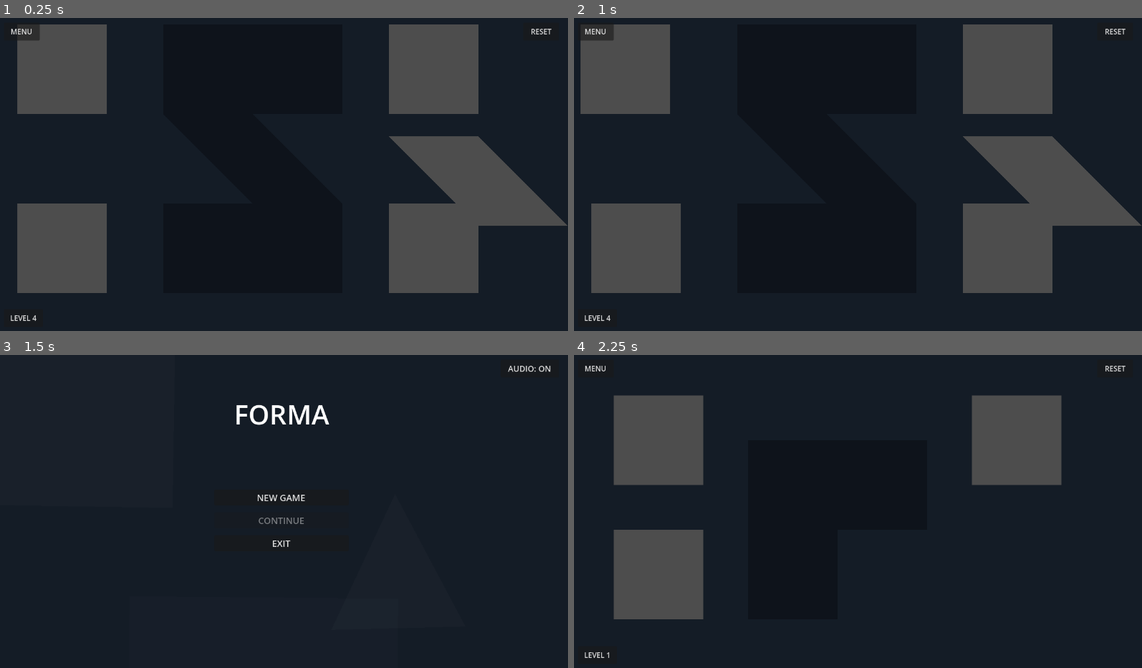
Above: before the commit, frames 1-4 (two rows, left to right).
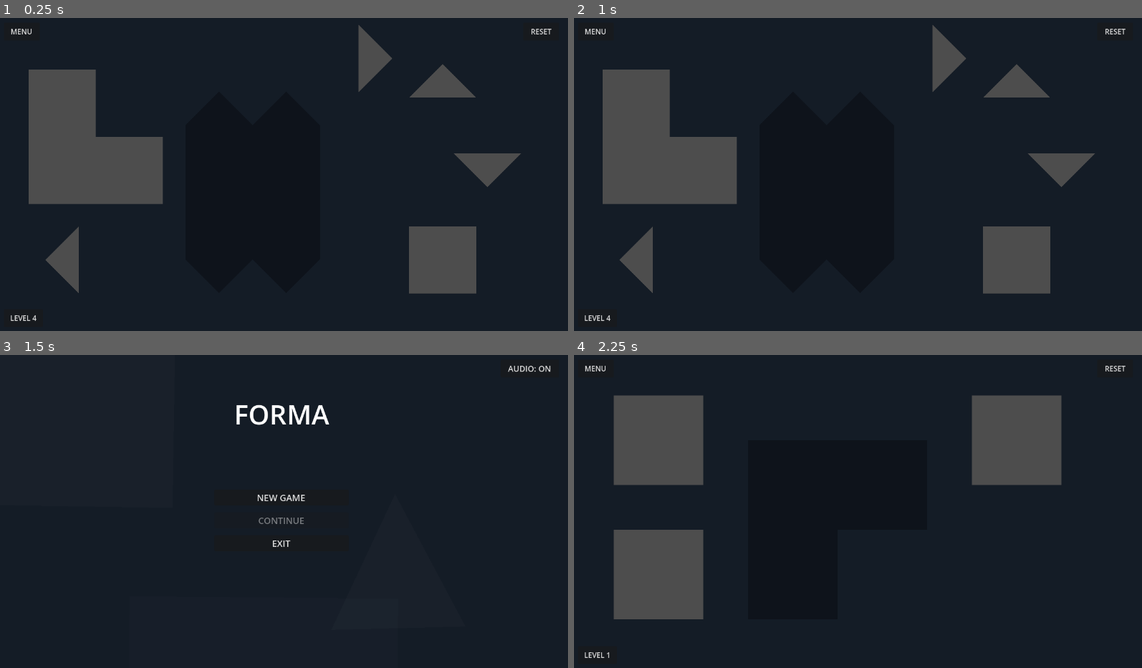
Above: after the commit, the same moments.

Repository: vaillant86/forma
Game: Godot game, scene res://lev_4.tscn
Same seed, same stepped clock (60 frames per second), same inputs: the game is played once before the commit and once after it. This scene is started directly instead of the project's main scene.
Inputs (mouse positions are in pixels of both pictures, inside the frame that each line leads up to):
- Up to frame 1 (0.25 s): no input
- Up to frame 2 (1 s): tap Enter at 0.5 s; move the mouse to (636, 68) at 0.52 s; click (636, 68) at 0.67 s
- Up to frame 3 (1.5 s): click "MENU" at 1.25 s
- Up to frame 4 (2.25 s): click "NEW GAME" at 2 s

The runs differ from the first frame. In frame 1, 23% of the frame differs, in the area x 3-100%, y 2-89%; in frame 2, 23%; in frame 3, nothing differs; in frame 4, nothing differs.

Commit message:
Reorder puzzle levels: 1-2-3-5-7-9-4-6-8-10-11-12-13

Diff:
--- a/lev_4.tscn
+++ b/lev_4.tscn
@@ -1,7 +1,7 @@
-[gd_scene format=3 uid="uid://3uj1q1hsb1wj"]
+[gd_scene format=3 uid="uid://bqknmlrflcrn"]
 
-[ext_resource type="PackedScene" uid="uid://cfse02ut00ob3" path="res://base_level.tscn" id="1_base"]
-[ext_resource type="Script" path="res://scripts/lev_4.gd" id="2_script"]
+[ext_resource type="PackedScene" uid="uid://cfse02ut00ob3" path="res://base_level.tscn" id="1_0nxkj"]
+[ext_resource type="Script" uid="uid://compli5nclss" path="res://scripts/lev_4.gd" id="2_68o1h"]
 
-[node name="Livello 4" unique_id=1742480962 instance=ExtResource("1_base")]
-script = ExtResource("2_script")
+[node name="Livello 4" unique_id=1742480962 instance=ExtResource("1_0nxkj")]
+script = ExtResource("2_68o1h")
--- a/lev_7.tscn
+++ b/lev_7.tscn
@@ -1,7 +1,7 @@
-[gd_scene format=3 uid="uid://6esl6ylrdpel"]
+[gd_scene format=3 uid="uid://3uj1q1hsb1wj"]
 
-[ext_resource type="PackedScene" uid="uid://cfse02ut00ob3" path="res://base_level.tscn" id="1_skahd"]
-[ext_resource type="Script" uid="uid://de3lt2qmaayf6" path="res://scripts/lev_7.gd" id="2_qndfp"]
+[ext_resource type="PackedScene" uid="uid://cfse02ut00ob3" path="res://base_level.tscn" id="1_base"]
+[ext_resource type="Script" path="res://scripts/lev_7.gd" id="2_script"]
 
-[node name="Livello 7" unique_id=1742480962 instance=ExtResource("1_skahd")]
-script = ExtResource("2_qndfp")
+[node name="Livello 7" unique_id=1742480962 instance=ExtResource("1_base")]
+script = ExtResource("2_script")
--- a/scripts/lev_4.gd
+++ b/scripts/lev_4.gd
@@ -1,36 +1,48 @@
 extends "res://scripts/base_level.gd"
 
 func _ready():
-	grid_step = 100.0
-	grid_offset_x = 0.0
-	grid_offset_y = 0.0
-
 	var sagoma = Polygon2D.new()
 	sagoma.color = Color(0, 0, 0, 0.3)
 	sagoma.polygon = PackedVector2Array([
-		Vector2(376,  24), Vector2(776,  24), Vector2(776, 224),
-		Vector2(576, 224), Vector2(776, 424),
-		Vector2(776, 624), Vector2(376, 624), Vector2(376, 424),
-		Vector2(576, 424), Vector2(376, 224),
+		Vector2(351, 549), # Basso-Sinistra
+		Vector2(801, 549), # Basso-Destra
+		Vector2(801, 399), # Scalino destro (alzata)
+		Vector2(651, 399), # Scalino destro (pedata)
+		Vector2(651, 249), # Scalino centrale (alzata)
+		Vector2(501, 249), # Scalino centrale (pedata)
+		Vector2(501, 99),  # Scalino alto (alzata)
+		Vector2(351, 99)   # Scalino alto (pedata / alto-sinistra)
 	])
 	add_child(sagoma)
 
-	spawn_quadrato("Pezzo_Rosso", Vector2(150, 124))
-	spawn_quadrato("Pezzo_Verde", Vector2(150, 524))
-	spawn_quadrato("Pezzo_Blu", Vector2(980, 124))
-	spawn_quadrato("Pezzo_Giallo", Vector2(980, 524))
-
-	spawn_irregolare("Pezzo_IR", Vector2(980, 324))
+	spawn_quadrato("Pezzo_Rosso", Vector2(150, 500))
+	spawn_rettangolo("Pezzo_Rect", Vector2(900, 200))
+	spawn_l_shape("Pezzo_L", Vector2(950, 450), 90)
 
 func spawn_quadrato(nome, pos):
 	var p = preload("res://square.tscn").instantiate()
 	p.name = nome
 	p.position = pos
+	p.scale = Vector2(0.75, 0.75)
+	p.set_meta("forma", "quadrato")
 	add_child(p)
 
-func spawn_irregolare(nome, pos):
+func spawn_rettangolo(nome, pos, rot = 0.0):
 	var pezzo = Area2D.new()
-	pezzo.set_script(load("res://scripts/trapezoid.gd"))
+	pezzo.set_script(load("res://scripts/rectangle.gd"))
 	pezzo.name = nome
 	pezzo.position = pos
+	pezzo.rotation_degrees = rot
+	pezzo.scale = Vector2(0.75, 0.75)
+	pezzo.set_meta("forma", "rettangolo")
 	add_child(pezzo)
+
+func spawn_l_shape(nome, pos, rot = 0.0):
+	var pezzo = Area2D.new()
+	pezzo.set_script(load("res://scripts/l_shape.gd"))
+	pezzo.name = nome
+	pezzo.position = pos
+	pezzo.global_rotation_degrees = rot
+	pezzo.scale = Vector2(0.75, 0.75)
+	pezzo.set_meta("forma", "l_shape")
+	add_child(pezzo)
--- a/scripts/lev_5.gd
+++ b/scripts/lev_5.gd
@@ -4,20 +4,19 @@
 	var sagoma = Polygon2D.new()
 	sagoma.color = Color(0, 0, 0, 0.3)
 	sagoma.polygon = PackedVector2Array([
-		Vector2(351, 549), # Basso-Sinistra
-		Vector2(801, 549), # Basso-Destra
-		Vector2(801, 399), # Scalino destro (alzata)
-		Vector2(651, 399), # Scalino destro (pedata)
-		Vector2(651, 249), # Scalino centrale (alzata)
-		Vector2(501, 249), # Scalino centrale (pedata)
-		Vector2(501, 99),  # Scalino alto (alzata)
-		Vector2(351, 99)   # Scalino alto (pedata / alto-sinistra)
+		Vector2(501, 174), Vector2(576, 249), Vector2(651, 174),
+		Vector2(726, 249), Vector2(726, 549), Vector2(651, 624),
+		Vector2(576, 549), Vector2(501, 624), Vector2(426, 549),
+		Vector2(426, 249)
 	])
 	add_child(sagoma)
 
-	spawn_quadrato("Pezzo_Rosso", Vector2(150, 500))
-	spawn_rettangolo("Pezzo_Rect", Vector2(900, 200))
-	spawn_l_shape("Pezzo_L", Vector2(950, 450), 90)
+	spawn_l_shape("Pezzo_L", Vector2(150, 350))
+	spawn_quadrato("Pezzo_Q", Vector2(1000, 550))
+	spawn_triangolo("Pezzo_T1", Vector2(150, 550), 270)
+	spawn_triangolo("Pezzo_T2", Vector2(850, 100), 90)
+	spawn_triangolo("Pezzo_T3", Vector2(1000, 150), 0)
+	spawn_triangolo("Pezzo_T4", Vector2(1100, 350), 180)
 
 func spawn_quadrato(nome, pos):
 	var p = preload("res://square.tscn").instantiate()
@@ -27,22 +26,21 @@
 	p.set_meta("forma", "quadrato")
 	add_child(p)
 
-func spawn_rettangolo(nome, pos, rot = 0.0):
-	var pezzo = Area2D.new()
-	pezzo.set_script(load("res://scripts/rectangle.gd"))
-	pezzo.name = nome
-	pezzo.position = pos
-	pezzo.rotation_degrees = rot
-	pezzo.scale = Vector2(0.75, 0.75)
-	pezzo.set_meta("forma", "rettangolo")
-	add_child(pezzo)
-
-func spawn_l_shape(nome, pos, rot = 0.0):
+func spawn_l_shape(nome, pos):
 	var pezzo = Area2D.new()
 	pezzo.set_script(load("res://scripts/l_shape.gd"))
 	pezzo.name = nome
 	pezzo.position = pos
-	pezzo.global_rotation_degrees = rot
 	pezzo.scale = Vector2(0.75, 0.75)
 	pezzo.set_meta("forma", "l_shape")
 	add_child(pezzo)
+
+func spawn_triangolo(nome, pos, rot):
+	var tr = Area2D.new()
+	tr.set_script(load("res://scripts/triangle.gd"))
+	tr.name = nome
+	tr.position = pos
+	tr.rotation_degrees = rot
+	tr.scale = Vector2(0.75, 0.75)
+	tr.set_meta("forma", "triangolo")
+	add_child(tr)
--- a/scripts/lev_6.gd
+++ b/scripts/lev_6.gd
@@ -4,28 +4,19 @@
 	var sagoma = Polygon2D.new()
 	sagoma.color = Color(0, 0, 0, 0.3)
 	sagoma.polygon = PackedVector2Array([
-		Vector2(351, 249), Vector2(351, 399), Vector2(501, 399),
-		Vector2(501, 549), Vector2(576, 624), Vector2(651, 549),
-		Vector2(651, 399), Vector2(801, 399), Vector2(876, 324),
-		Vector2(801, 249), Vector2(651, 249), Vector2(651, 99),
-		Vector2(576, 24),  Vector2(501, 99),  Vector2(501, 249)
+		Vector2(351, 549), Vector2(801, 549), Vector2(801, 249),
+		Vector2(726, 174), Vector2(651, 249), Vector2(576, 174),
+		Vector2(501, 249), Vector2(501, 99),  Vector2(351, 99),
+		Vector2(351, 549)
 	])
 	add_child(sagoma)
 
-	spawn_rettangolo("Pezzo_Rect", Vector2(200, 550), 90)
-	spawn_quadrato("Pezzo_Q1", Vector2(1000, 200))
-	spawn_quadrato("Pezzo_Q2", Vector2(200, 300))
-	spawn_quadrato("Pezzo_Q3", Vector2(1000, 450))
-	spawn_triangolo("Pezzo_T1", Vector2(150, 150), 0)
-	spawn_triangolo("Pezzo_T2", Vector2(1000, 563), 180)
-	spawn_triangolo("Pezzo_T3", Vector2(1112, 450), 90)
-
-	var tip = Label.new()
-	tip.text = "Something is strange here"
-	tip.add_theme_font_size_override("font_size", 22)
-	tip.add_theme_color_override("font_color", Color(1.0, 1.0, 1.0, 0.6))
-	tip.position = Vector2(900, 660)
-	add_child(tip)
+	spawn_l_shape("Pezzo_L", Vector2(100, 550))
+	spawn_rettangolo("Pezzo_Rect", Vector2(1000, 200), 90)
+	spawn_quadrato("Pezzo_Q1", Vector2(900, 600))
+	spawn_quadrato("Pezzo_Q2", Vector2(1100, 500))
+	spawn_triangolo("Pezzo_T1", Vector2(150, 100), 270)
+	spawn_triangolo("Pezzo_T2", Vector2(250, 250), 90)
 
 func spawn_quadrato(nome, pos):
 	var p = preload("res://square.tscn").instantiate()
@@ -45,7 +36,17 @@
 	pezzo.set_meta("forma", "rettangolo")
 	add_child(pezzo)
 
-func spawn_triangolo(nome, pos, rot):
+func spawn_l_shape(nome, pos, rot = 0.0):
+	var pezzo = Area2D.new()
+	pezzo.set_script(load("res://scripts/l_shape.gd"))
+	pezzo.name = nome
+	pezzo.position = pos
+	pezzo.rotation_degrees = rot
+	pezzo.scale = Vector2(0.75, 0.75)
+	pezzo.set_meta("forma", "l_shape")
+	add_child(pezzo)
+
+func spawn_triangolo(nome, pos, rot = 0.0):
 	var tr = Area2D.new()
 	tr.set_script(load("res://scripts/triangle.gd"))
 	tr.name = nome
--- a/scripts/lev_7.gd
+++ b/scripts/lev_7.gd
@@ -1,46 +1,36 @@
 extends "res://scripts/base_level.gd"
 
 func _ready():
+	grid_step = 100.0
+	grid_offset_x = 0.0
+	grid_offset_y = 0.0
+
 	var sagoma = Polygon2D.new()
 	sagoma.color = Color(0, 0, 0, 0.3)
 	sagoma.polygon = PackedVector2Array([
-		Vector2(501, 174), Vector2(576, 249), Vector2(651, 174),
-		Vector2(726, 249), Vector2(726, 549), Vector2(651, 624),
-		Vector2(576, 549), Vector2(501, 624), Vector2(426, 549),
-		Vector2(426, 249)
+		Vector2(376,  24), Vector2(776,  24), Vector2(776, 224),
+		Vector2(576, 224), Vector2(776, 424),
+		Vector2(776, 624), Vector2(376, 624), Vector2(376, 424),
+		Vector2(576, 424), Vector2(376, 224),
 	])
 	add_child(sagoma)
 
-	spawn_l_shape("Pezzo_L", Vector2(150, 350))
-	spawn_quadrato("Pezzo_Q", Vector2(1000, 550))
-	spawn_triangolo("Pezzo_T1", Vector2(150, 550), 270)
-	spawn_triangolo("Pezzo_T2", Vector2(850, 100), 90)
-	spawn_triangolo("Pezzo_T3", Vector2(1000, 150), 0)
-	spawn_triangolo("Pezzo_T4", Vector2(1100, 350), 180)
+	spawn_quadrato("Pezzo_Rosso", Vector2(150, 124))
+	spawn_quadrato("Pezzo_Verde", Vector2(150, 524))
+	spawn_quadrato("Pezzo_Blu", Vector2(980, 124))
+	spawn_quadrato("Pezzo_Giallo", Vector2(980, 524))
+
+	spawn_irregolare("Pezzo_IR", Vector2(980, 324))
 
 func spawn_quadrato(nome, pos):
 	var p = preload("res://square.tscn").instantiate()
 	p.name = nome
 	p.position = pos
-	p.scale = Vector2(0.75, 0.75)
-	p.set_meta("forma", "quadrato")
 	add_child(p)
 
-func spawn_l_shape(nome, pos):
+func spawn_irregolare(nome, pos):
 	var pezzo = Area2D.new()
-	pezzo.set_script(load("res://scripts/l_shape.gd"))
+	pezzo.set_script(load("res://scripts/trapezoid.gd"))
 	pezzo.name = nome
 	pezzo.position = pos
-	pezzo.scale = Vector2(0.75, 0.75)
-	pezzo.set_meta("forma", "l_shape")
 	add_child(pezzo)
-
-func spawn_triangolo(nome, pos, rot):
-	var tr = Area2D.new()
-	tr.set_script(load("res://scripts/triangle.gd"))
-	tr.name = nome
-	tr.position = pos
-	tr.rotation_degrees = rot
-	tr.scale = Vector2(0.75, 0.75)
-	tr.set_meta("forma", "triangolo")
-	add_child(tr)
--- a/scripts/lev_8.gd
+++ b/scripts/lev_8.gd
@@ -4,23 +4,24 @@
 	var sagoma = Polygon2D.new()
 	sagoma.color = Color(0, 0, 0, 0.3)
 	sagoma.polygon = PackedVector2Array([
-		Vector2(351, 549), Vector2(801, 549), # Base
-		Vector2(801, 249), Vector2(651, 249), # Gradino destro
-		Vector2(651, 99),  Vector2(501, 99),  # Cima del podio (centro)
-		Vector2(501, 249), Vector2(351, 249)  # Gradino sinistro
+		Vector2(351, 249), Vector2(351, 399), Vector2(501, 399),
+		Vector2(501, 549), Vector2(576, 624), Vector2(651, 549),
+		Vector2(651, 399), Vector2(801, 399), Vector2(876, 324),
+		Vector2(801, 249), Vector2(651, 249), Vector2(651, 99),
+		Vector2(576, 24),  Vector2(501, 99),  Vector2(501, 249)
 	])
 	add_child(sagoma)
 
-	spawn_l_shape("Pezzo_L", Vector2(250, 450), 180)
-	spawn_rettangolo("Pezzo_Rect", Vector2(1000, 250), 90)
-	spawn_quadrato("Pezzo_Q1", Vector2(150, 200))
-	spawn_quadrato("Pezzo_Q2", Vector2(1000, 450))
-
-	spawn_triangolo("Falso_T1", Vector2(550, 650), 0)
-	spawn_triangolo("Falso_T2", Vector2(1050, 100), 180)
+	spawn_rettangolo("Pezzo_Rect", Vector2(200, 550), 90)
+	spawn_quadrato("Pezzo_Q1", Vector2(1000, 200))
+	spawn_quadrato("Pezzo_Q2", Vector2(200, 300))
+	spawn_quadrato("Pezzo_Q3", Vector2(1000, 450))
+	spawn_triangolo("Pezzo_T1", Vector2(150, 150), 0)
+	spawn_triangolo("Pezzo_T2", Vector2(1000, 563), 180)
+	spawn_triangolo("Pezzo_T3", Vector2(1112, 450), 90)
 
 	var tip = Label.new()
-	tip.text = "Do you need all of them?"
+	tip.text = "Something is strange here"
 	tip.add_theme_font_size_override("font_size", 22)
 	tip.add_theme_color_override("font_color", Color(1.0, 1.0, 1.0, 0.6))
 	tip.position = Vector2(900, 660)
@@ -44,17 +45,7 @@
 	pezzo.set_meta("forma", "rettangolo")
 	add_child(pezzo)
 
-func spawn_l_shape(nome, pos, rot = 0.0):
-	var pezzo = Area2D.new()
-	pezzo.set_script(load("res://scripts/l_shape.gd"))
-	pezzo.name = nome
-	pezzo.position = pos
-	pezzo.rotation_degrees = rot
-	pezzo.scale = Vector2(0.75, 0.75)
-	pezzo.set_meta("forma", "l_shape")
-	add_child(pezzo)
-
-func spawn_triangolo(nome, pos, rot = 0.0):
+func spawn_triangolo(nome, pos, rot):
 	var tr = Area2D.new()
 	tr.set_script(load("res://scripts/triangle.gd"))
 	tr.name = nome
--- a/scripts/lev_9.gd
+++ b/scripts/lev_9.gd
@@ -11,12 +11,20 @@
 	])
 	add_child(sagoma)
 
-	spawn_l_shape("Pezzo_L", Vector2(100, 550))
-	spawn_rettangolo("Pezzo_Rect", Vector2(1000, 200), 90)
-	spawn_quadrato("Pezzo_Q1", Vector2(900, 600))
-	spawn_quadrato("Pezzo_Q2", Vector2(1100, 500))
-	spawn_triangolo("Pezzo_T1", Vector2(150, 100), 270)
-	spawn_triangolo("Pezzo_T2", Vector2(250, 250), 90)
+	spawn_l_shape("Pezzo_L", Vector2(250, 450), 180)
+	spawn_rettangolo("Pezzo_Rect", Vector2(1000, 250), 90)
+	spawn_quadrato("Pezzo_Q1", Vector2(150, 200))
+	spawn_quadrato("Pezzo_Q2", Vector2(1000, 450))
+
+	spawn_triangolo("Falso_T1", Vector2(550, 650), 0)
+	spawn_triangolo("Falso_T2", Vector2(1050, 100), 180)
+
+	var tip = Label.new()
+	tip.text = "Do you need all of them?"
+	tip.add_theme_font_size_override("font_size", 22)
+	tip.add_theme_color_override("font_color", Color(1.0, 1.0, 1.0, 0.6))
+	tip.position = Vector2(900, 660)
+	add_child(tip)
 
 func spawn_quadrato(nome, pos):
 	var p = preload("res://square.tscn").instantiate()
@@ -46,7 +54,7 @@
 	pezzo.set_meta("forma", "l_shape")
 	add_child(pezzo)
 
-func spawn_triangolo(nome, pos, rot):
+func spawn_triangolo(nome, pos, rot = 0.0):
 	var tr = Area2D.new()
 	tr.set_script(load("res://scripts/triangle.gd"))
 	tr.name = nome
Not shown: 1 places in lev_5.tscn that only renumber resources
Not shown: 1 places in lev_6.tscn that only renumber resources
Not shown: 1 places in lev_8.tscn that only renumber resources
